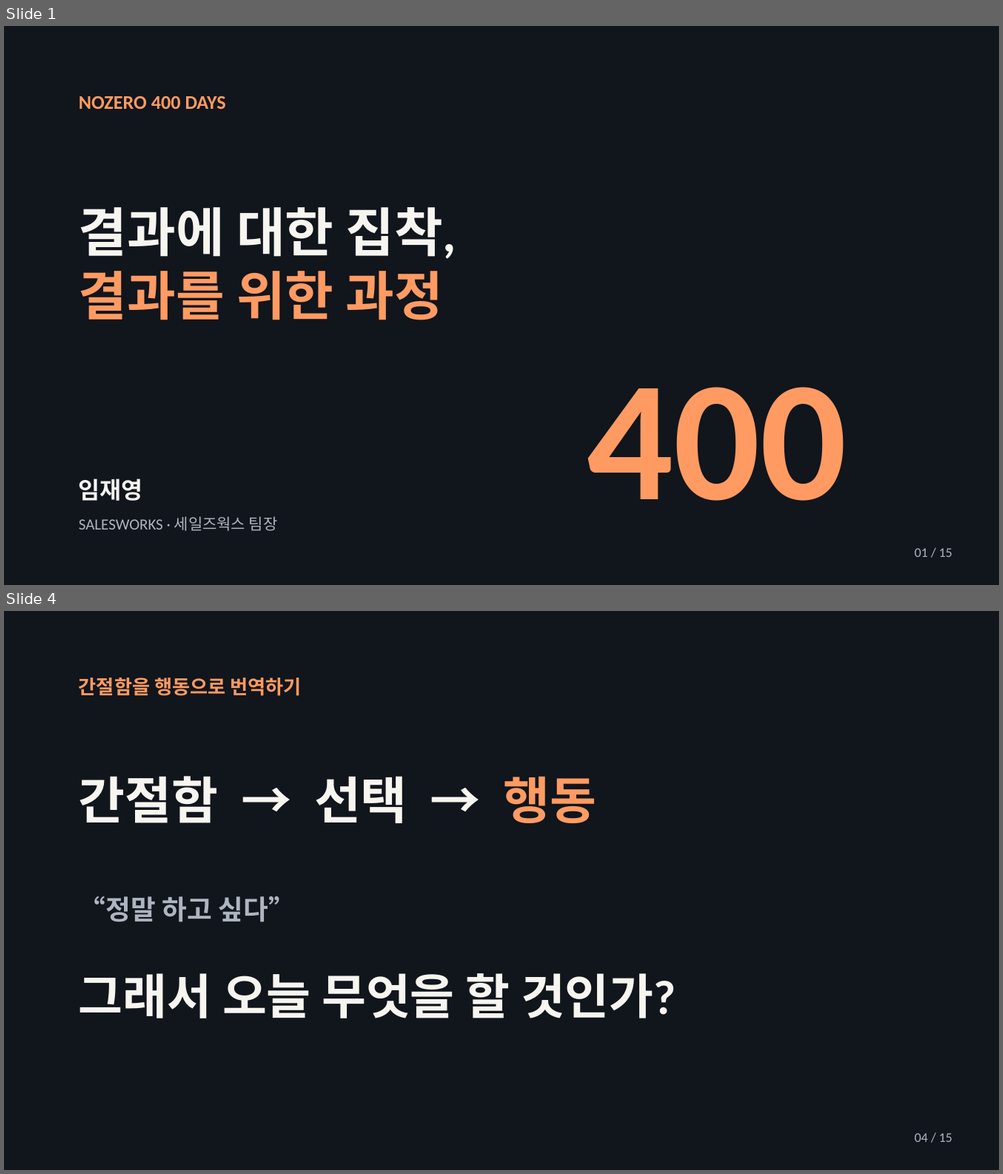
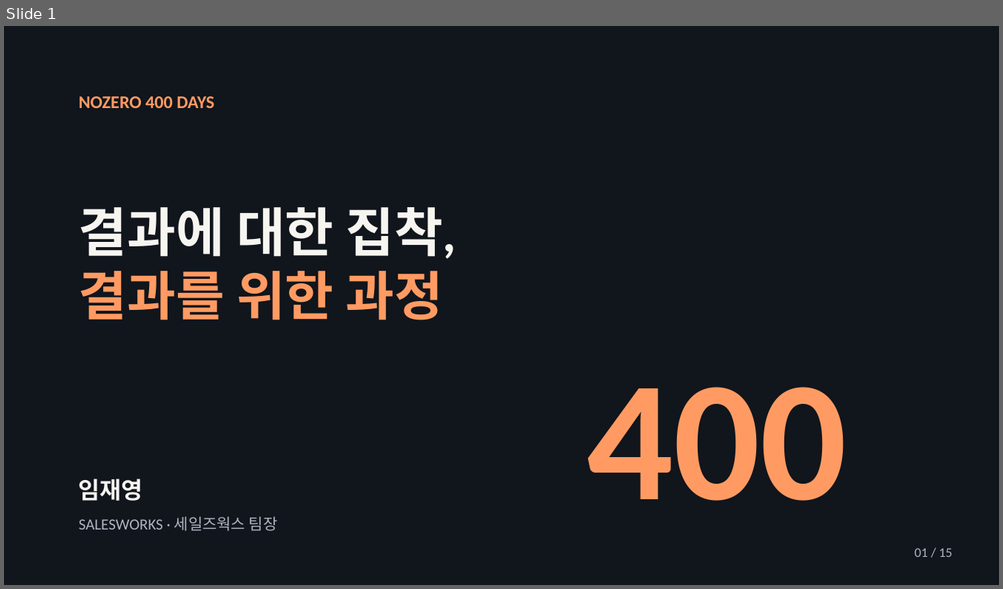
Before and after one commit to jaeyoung5178-bot/Presence, a slide deck: education/mentality/nozero400/NoZero-400Days.pptx. Shown one above the other, each under a label of ours: slides 1 and 4 before the commit, slide 1 after it; the slides between them are not shown. The pictures are 1003x1174 and 1003x589 pixels, drawn with LibreOffice and Linux fonts; fonts in the diff are those of the drawing. Boxes give left, top, right and bottom in pixels: in the first picture for what was removed or moved away, otherwise in the second. Text is boxed around its words. In the diff, an @@ line names an element or a change of style, - is before the commit and + after.

```diff
--- a/education/mentality/nozero400/NoZero-400Days.pptx
+++ b/education/mentality/nozero400/NoZero-400Days.pptx
@@ slide 4 removed at [4, 611, 999, 1170], background #11151C @@
@@ text removed at [79, 678, 301, 696] @@
-간절함을 행동으로 번역하기
@@ text removed at [79, 776, 597, 823] @@
-간절함 → 선택 → 행동
@@ text removed at [79, 896, 295, 923] @@
-“정말 하고 싶다”
@@ text removed at [79, 974, 676, 1019] @@
-그래서 오늘 무엇을 할 것인가?
@@ text removed at [914, 1133, 952, 1142] @@
-04 / 15
@@ slide 1 changed as well @@
@@ text "NOZERO 400 DAYS" at [79, 96, 214, 108]: size 18.8 to 17.2 pt @@
```
Also in this commit, not shown: 14 slides added, 13 other slides removed, 4 other files.
